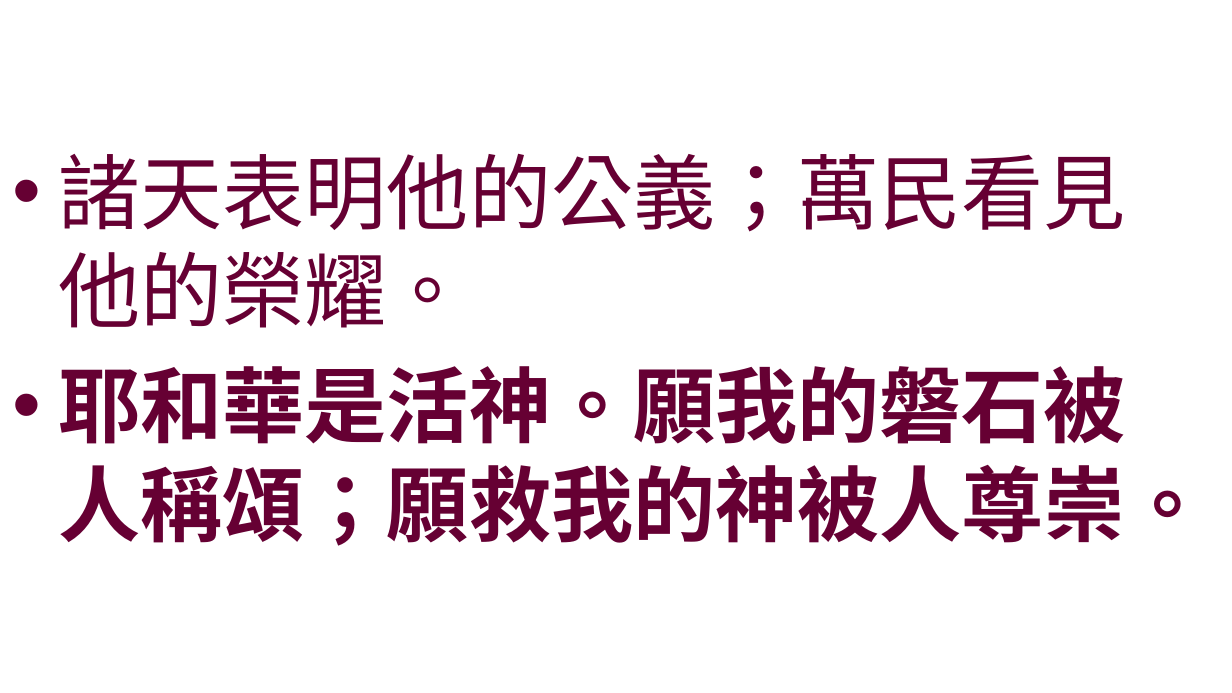
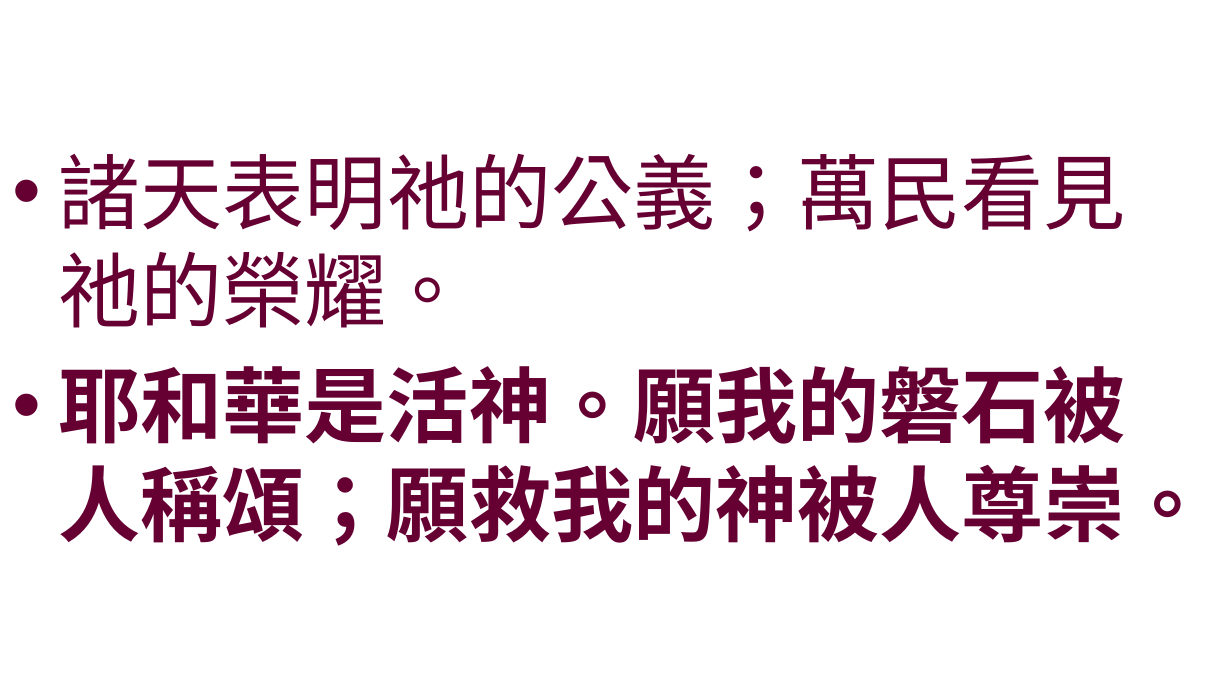
Before and after one commit to batisuoc/worship-resources, a slide deck: slide 7 of 3神的威權.pptx. Drawn at 1232x693 pixels with LibreOffice and Linux fonts; fonts in the diff are those of the drawing; background and template pictures are left out. Boxes give left, top, right and bottom in pixels: in the first picture for what was removed or moved away, otherwise in the second. Text is boxed around its words. In the diff, an @@ line names an element or a change of style, - is before the commit and + after.

```diff
--- a/3神的威權.pptx
+++ b/3神的威權.pptx
@@ text at <box>58,153,1126,328</box>: text changed @@
-• 諸天表明他的公義；萬民看見他的榮耀。
+• 諸天表明祂的公義；萬民看見祂的榮耀。
```
Also in this commit, not shown: 5 other slides changed, 1 other file.
